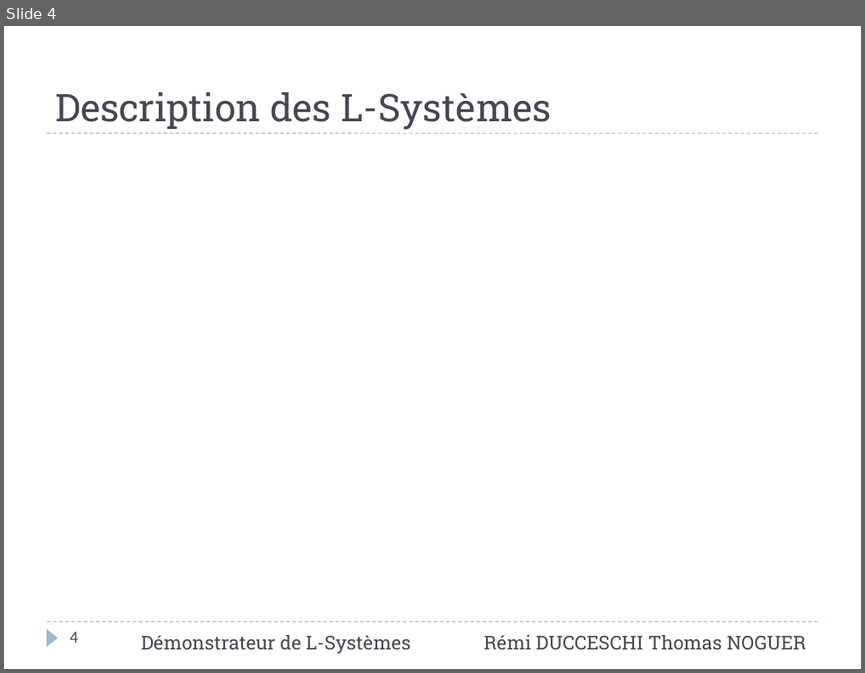
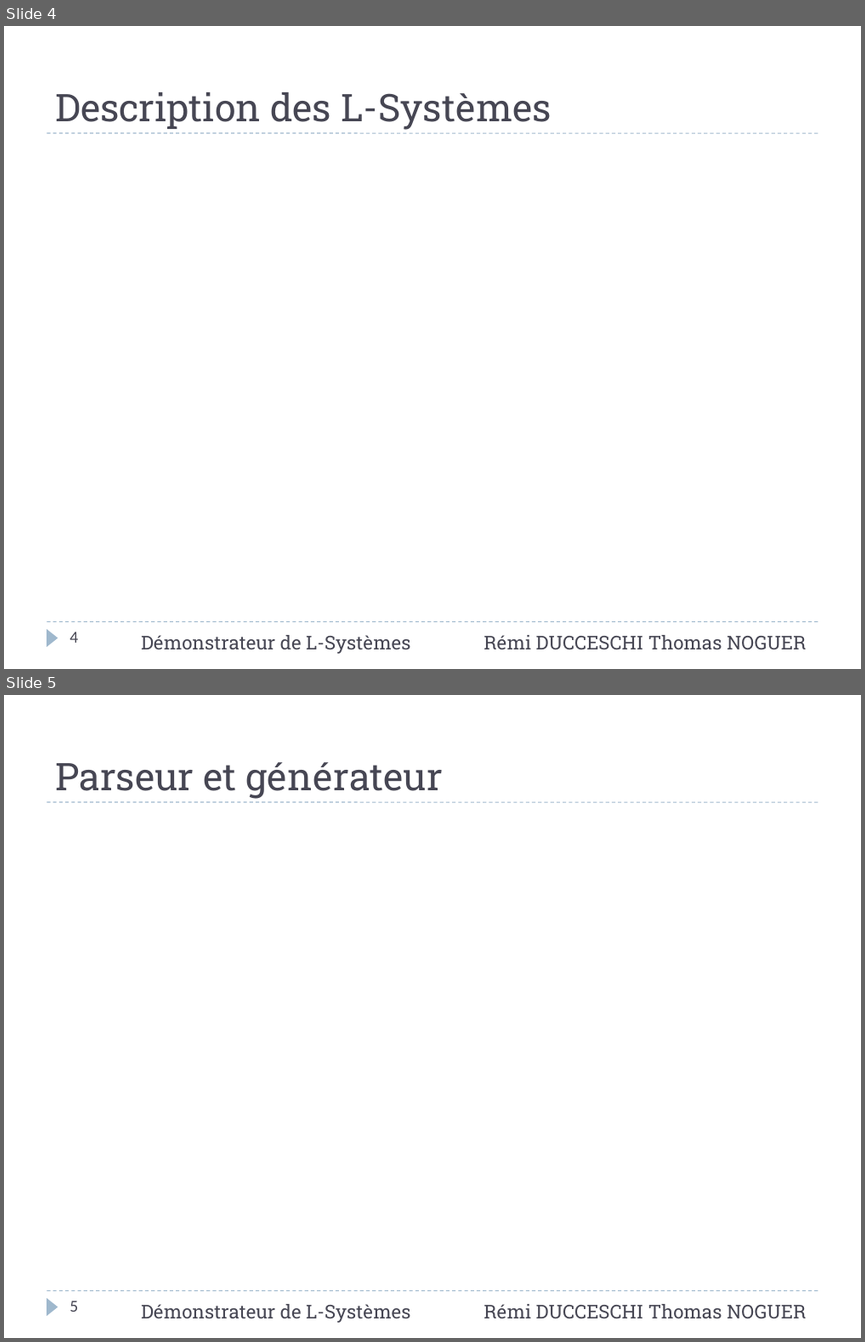
Before and after one commit to Cepheus/L-Systems, a slide deck: doc/Rapport/Présentation.pptx. Shown one above the other, each under a label of ours: slide 4 before the commit, slides 4 and 5 after it. The pictures are 865x673 and 865x1342 pixels, drawn with LibreOffice and Linux fonts; fonts in the diff are those of the drawing. Boxes give left, top, right and bottom in pixels: in the first picture for what was removed or moved away, otherwise in the second. Text is boxed around its words. In the diff, an @@ line names an element or a change of style, - is before the commit and + after.

```diff
--- a/doc/Rapport/Présentation.pptx
+++ b/doc/Rapport/Présentation.pptx
@@ slide 5 added at (x1=4, y1=695, x2=861, y2=1338), background #FFFFFF; not listed: 3 template elements that a slide beside it also shows @@
@@ title added at (x1=55, y1=762, x2=443, y2=799), 32 pt, text #464653 @@
+Parseur et générateur
@@ page number added at (x1=69, y1=1300, x2=78, y2=1311), 14 pt, text #464653 @@
+5
@@ text added at (x1=141, y1=1304, x2=410, y2=1322), 16 pt, text #464653 @@
+Démonstrateur de L-Systèmes
@@ text added at (x1=483, y1=1304, x2=806, y2=1318), 16 pt, text #464653 @@
+Rémi DUCCESCHI Thomas NOGUER
```
Also in this commit, not shown: 1 slide changed, 6 other slides added.
